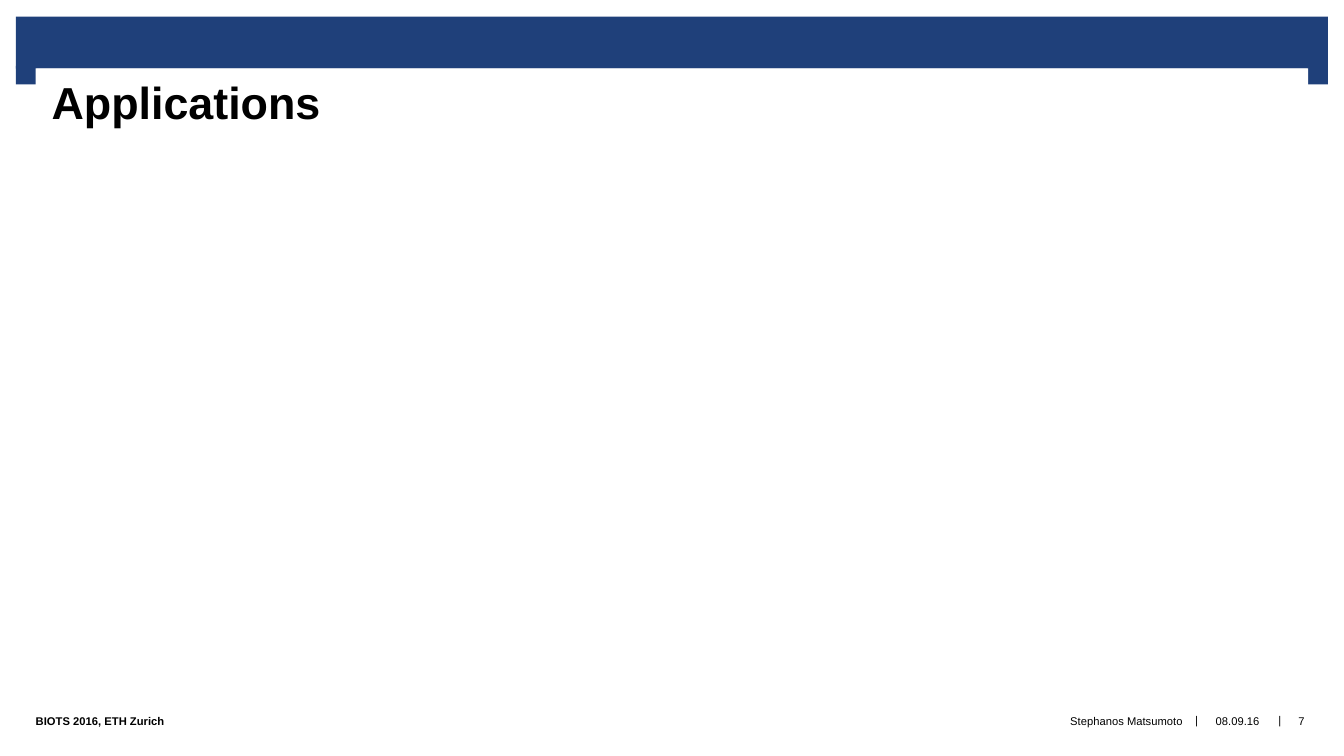
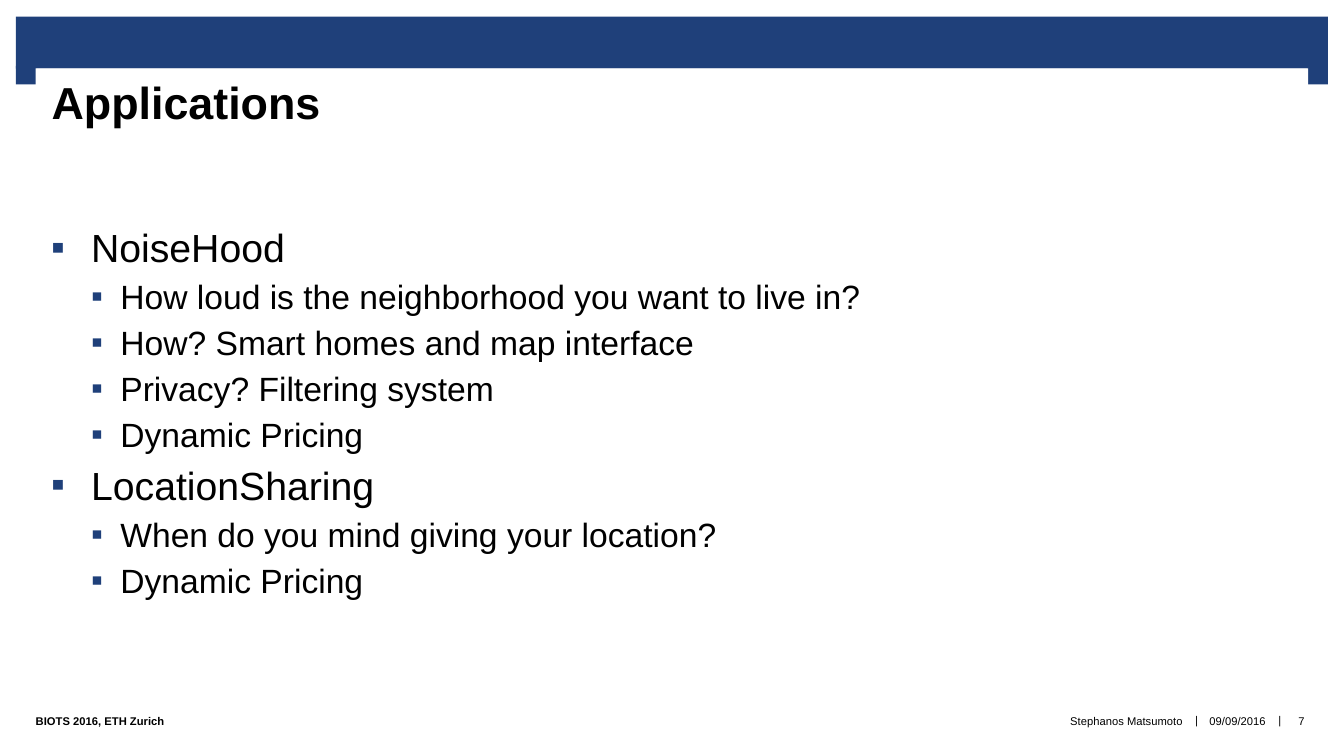
Before and after one commit to syclops/data-trading, a slide deck: slide 7 of presentation/tradeoffs_biots2016.pptx. Drawn at 1344x756 pixels with LibreOffice and Linux fonts; fonts in the diff are those of the drawing; background and template pictures are left out. Boxes give left, top, right and bottom in pixels: in the first picture for what was removed or moved away, otherwise in the second. Text is boxed around its words. In the diff, an @@ line names an element or a change of style, - is before the commit and + after.

Commit message:
added applications

```diff
--- a/presentation/tradeoffs_biots2016.pptx
+++ b/presentation/tradeoffs_biots2016.pptx
@@ text added at (x1=91, y1=233, x2=860, y2=600), 24 pt, text #000000 @@
+▪ NoiseHood
+  ▪ How loud is the neighborhood you want to live in?
+  ▪ How? Smart homes and map interface
+  ▪ Privacy? Filtering system
+  ▪ Dynamic Pricing
+▪ LocationSharing
+  ▪ When do you mind giving your location?
+  ▪ Dynamic Pricing
@@ text at (x1=1209, y1=717, x2=1265, y2=725): text changed @@
-08.09.16
+09/09/2016
```
Also in this commit, not shown: 8 other slides changed.
